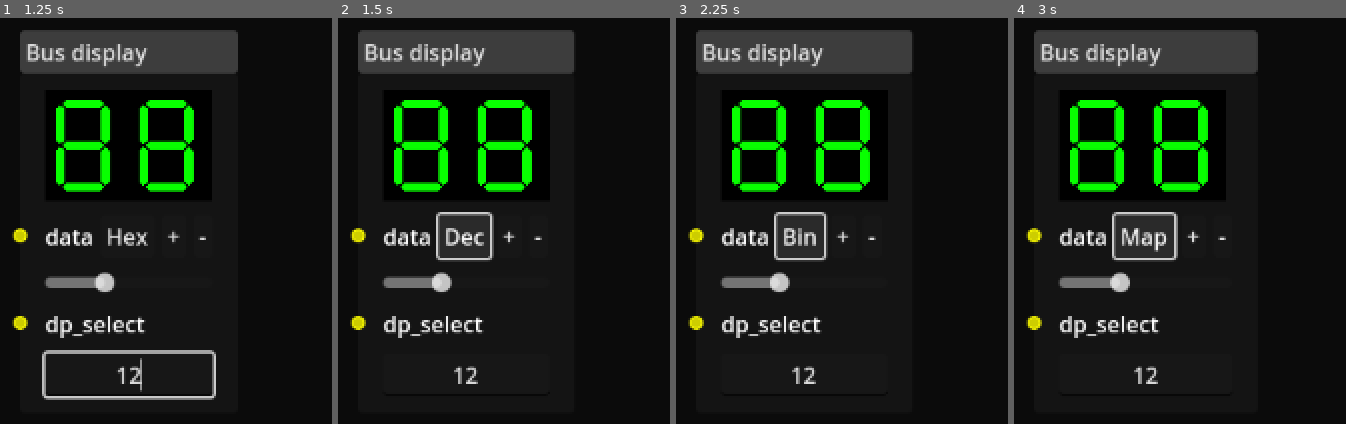
Above: before the commit, frames 1-4 (left to right).
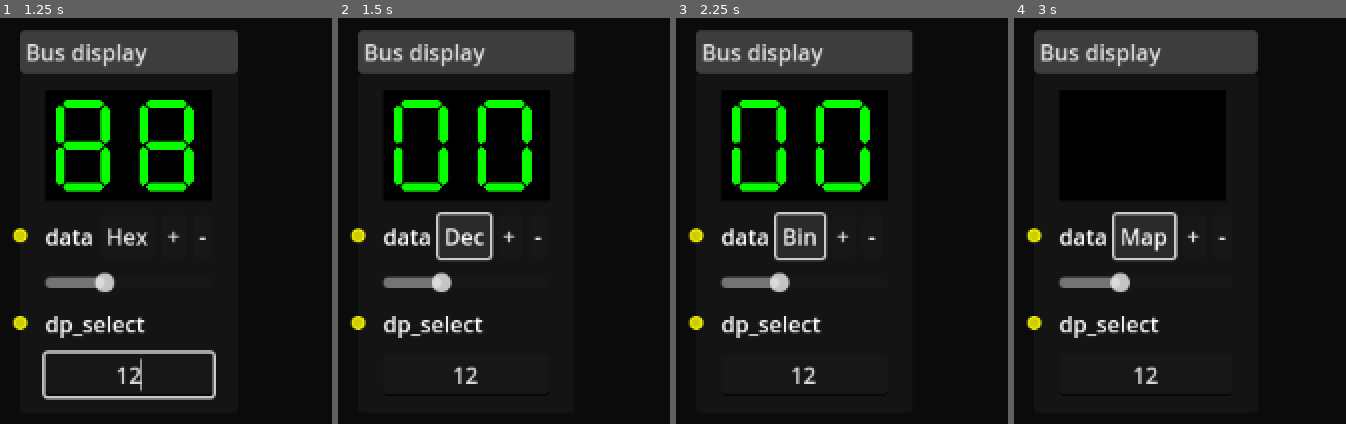
Above: after the commit, the same moments.

Repository: andrew-wilkes/logic-simulator-2
Game: Godot game, scene res://parts/BusDisplay.tscn
Two runs of this game, one before a commit and one after it. Both use one fixed random seed, a clock stepped at 60 frames per second and the inputs below. This scene is started directly instead of the project's main scene.
Inputs (mouse positions are in pixels of both pictures, inside the frame that each line leads up to):
- Up to frame 1 (1.25 s): click (129, 375) at 0.52 s; type "12" at 0.6 s
- Up to frame 2 (1.5 s): click "Hex" at 1.25 s
- Up to frame 3 (2.25 s): click "Dec" at 2 s
- Up to frame 4 (3 s): click "Bin" at 2.75 s

Frame 1 is identical in both runs. In frame 2, 0.6% of the frame differs, in the area x 18-57%, y 30-33%; in frame 3, 0.6%; in frame 4, 3.8%, in the area x 16-59%, y 20-43%.

Commit message:
Make BusDisplay update after changes to settings

Diff:
--- a/src/parts/BusDisplay.gd
+++ b/src/parts/BusDisplay.gd
@@ -3,6 +3,8 @@
 extends Display
 
 enum { HEX, DEC, BIN, MAP }
+
+var value = 0
 
 func _init():
 	super()
@@ -27,12 +29,14 @@
 func _on_mode_button_pressed():
 	data.mode = (int(data.mode) + 1) % 4
 	set_mode_text()
+	set_digits(value)
 	changed()
 
 
 func _on_add_button_pressed():
 	add_digit()
 	data.num_digits += 1
+	set_digits(value)
 	changed()
 
 
@@ -43,6 +47,7 @@
 		changed()
 		# Shrink the width of the node after the digit was removed
 		await get_tree().create_timer(0.1).timeout
+		set_digits(value)
 		size.x = 0
 
 
@@ -63,33 +68,37 @@
 		$HB.get_child(idx).material.set_shader_parameter("dp", on)
 
 
-func evaluate_bus_output_value(_side, port, value):
-	var n = int(value)
+func evaluate_bus_output_value(_side, port, _value):
+	value = int(_value)
 	if port == 0:
-		# Assume that negative numbers are 16 bits
-		if n < 0:
-			n = 65536 + n
-		for idx in data.num_digits:
-			var digit
-			match int(data.mode):
-				HEX:
-					digit = n % 0x10
-					n /= 0x10
-				DEC:
-					digit = n % 10
-					n /= 10
-				BIN:
-					digit = n % 2
-					n /= 2
-				MAP:
-					digit = n % 0x100
-					n /= 0x100
-			# Display digit
-			# Set shader to accept 7 bit pattern
-			$HB.get_child(data.num_digits - idx - 1).material.set_shader_parameter("segs", get_code(digit))
+		set_digits(value)
 	if port == 1:
-		data.dp_position = n
+		data.dp_position = value
 		set_dp()
+
+
+func set_digits(n):
+	# Assume that negative numbers are 16 bits
+	if n < 0:
+		n = 65536 + n
+	for idx in data.num_digits:
+		var digit
+		match int(data.mode):
+			HEX:
+				digit = n % 0x10
+				n /= 0x10
+			DEC:
+				digit = n % 10
+				n /= 10
+			BIN:
+				digit = n % 2
+				n /= 2
+			MAP:
+				digit = n % 0x100
+				n /= 0x100
+		# Display digit
+		# Set shader to accept 7 bit pattern
+		$HB.get_child(data.num_digits - idx - 1).material.set_shader_parameter("segs", get_code(digit))
 
 
 func set_digit_colors(color, bg_color):
